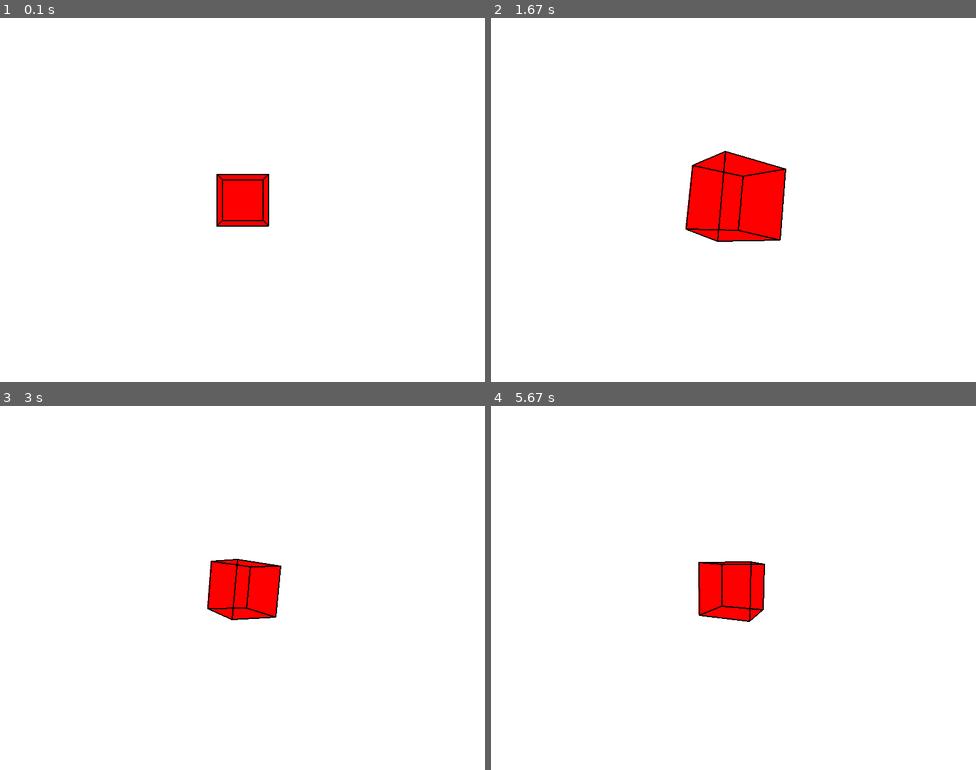
Above: before the commit, frames 1-4 (two rows, left to right).
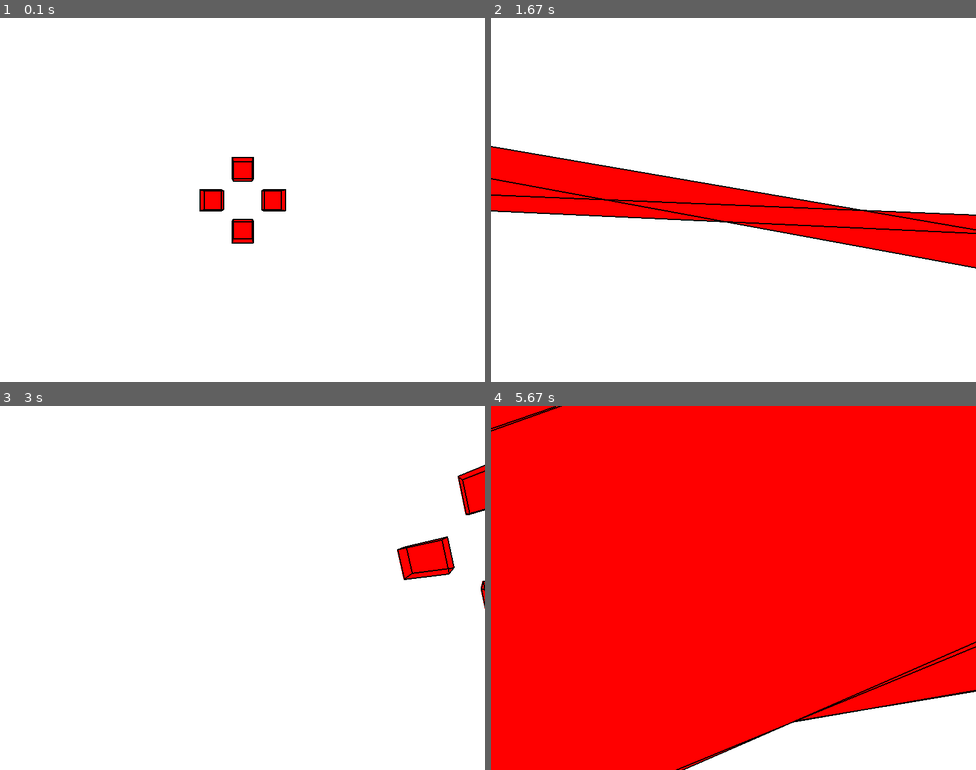
Above: after the commit, the same moments.

Repository: KuzyWoozy/private-pygame-3D-renderer
Game: pygame game, started from main.py
Same seed, same stepped clock (60 frames per second), same inputs: the game is played once before the commit and once after it.
Inputs:
- Up to frame 1 (0.1 s): no input
- Up to frame 2 (1.67 s): tap E at 0.33 s; tap W at 0.67 s; hold A 1-1.47 s; hold E from 1.5 s (still down)
- Up to frame 3 (3 s): release E at 1.97 s; tap S at 2 s; hold Q 2.33-2.8 s; hold Z from 2.83 s (still down)
- Up to frame 4 (5.67 s): release Z at 3.3 s; tap D at 3.33 s; hold A 3.67-4.13 s; tap A at 4.17 s; tap X at 4.5, 4.9, 5.2, 5.4 s

The runs differ from the first frame. In frame 1, 2.3% of the frame differs, in the area x 41-59%, y 38-62%; in frame 2, 13%; in frame 3, 3.9%; in frame 4, 90%, in the area x 0-100%, y 0-100%.

Commit message:
Give me a place to stand and I shall move the world

Diff:
--- /dev/null
+++ b/Config.py
@@ -0,0 +1,6 @@
+
+
+FOV = 90
+SCREEN_SIZE = (800, 600)
+ROTATION_ANGLE = 2
+MOVEMENT_DISTANCE = 10
--- a/Entity.py
+++ b/Entity.py
@@ -1,21 +1,45 @@
 import pygame as pg
 import numpy as np
+from Environment3D import SCREEN_SIZE
+from abc import ABC, abstractmethod
 from typing import Tuple
+from Config import *
 
-FOV = 90
 
-class EntityRectangle():
+
+class Entity(ABC):
+    def __init__(self, colour):
+        global FOV, SCREEN_SIZE
+
+        self.dots = []
+
+        self.colour = colour
+        # Calculate the offset of the eye based on the desired vertical field of view
+        self.eyeOffset = (SCREEN_SIZE[1]/2)/(np.tan((np.pi/180) * (FOV/2)))
+
+
+
+    def move(self, x_dist: float, y_dist: float, z_dist: float) -> None:
+        self.dots += np.array([x_dist, y_dist, z_dist])
+
+    @abstractmethod
+    def rotate(self, x_rot: float, y_rot: float, z_rot: float) -> None:
+        pass
+
+    @abstractmethod
+    def blit(self, surf: pg.surface.Surface) -> None:
+        pass
+
+
+class Rectangle(Entity):
     def __init__(self, center: Tuple[float, float, float], size: Tuple[float, float, float], angle: Tuple[float, float, float]) -> None:
-        super().__init__()
+        super().__init__((255, 0 ,0))
 
         self.size = np.array([size[0], size[1], size[2]])
-        self.half_size = self.size/2
-        self.center = np.array([center[0], center[1], center[2]])
 
         self.edge_width = 2
-        self.colour = (255, 0, 0)
 
-        self.mask = np.array([
+        self.dots = np.array([
                             [[-1, 0, 0], [0, -1, 0], [0, 0, -1]],
                             [[-1, 0, 0], [0, 1, 0], [0, 0, -1]],
                             [[1, 0, 0], [0, 1, 0], [0, 0, -1]],
@@ -26,21 +50,19 @@
                             [[-1, 0, 0], [0, -1, 0], [0, 0, 1]],
                             ], dtype=np.float64)
 
-        self.mask_t = self.mask.transpose((0, 2, 1))
+        self.dots = np.array([0, 0, self.eyeOffset]) + center + ((self.size/2) * self.dots)
+
+        self.dots_t = self.dots.transpose((0, 2, 1))
 
         self.rotate(angle[0], angle[1], angle[2])
 
-    def _calculateDots(self) -> np.ndarray:
-        # Draw dots
-        return self.center + (self.half_size * np.sum(self.mask, axis=-2))
-
-    def move(self, x_dist: float, y_dist: float, z_dist: float) -> None:
-        self.center[0] += x_dist
-        self.center[1] += y_dist
-        self.center[2] += z_dist
+    def _mergeDotVectors(self) -> np.array:
+        return np.sum(self.dots, axis=-2)
 
     # angle == [x_rot, y_rot, z_rot]
     def rotate(self, x_rot: float, y_rot: float, z_rot: float) -> None:
+
+
         rot_x = np.array([
                         [1, 0, 0],
                         [0, np.cos(x_rot), -np.sin(x_rot)],
@@ -54,28 +76,22 @@
                         [np.sin(z_rot), np.cos(z_rot), 0],
                         [0, 0, 1]])
 
-        np.matmul((rot_z @ rot_y @ rot_x), self.mask_t, out=self.mask_t)
+        # No need to update dots, as dots_t is a view
+        np.matmul((rot_z @ rot_y @ rot_x), self.dots_t, out=self.dots_t)
+
 
     def blit(self, surf: pg.surface.Surface) -> None:
-        global FOV
+        global SCREEN_SIZE
 
-        # sh == screen half
-        sh_x, sh_y = surf.get_size()[0]/2, surf.get_size()[1]/2
-        # Calculate the offset of the eye based on the desired vertical field of view
-        eye_offset = sh_y/(np.tan((np.pi/180) * (FOV/2)))
-
-        dots = self._calculateDots()
-
-        # Add the offset to the z axis
-        dots[:, 2] += eye_offset
+        dots = self._mergeDotVectors()
 
         # tan and arctan cancel out
-        dots[:, 1] = eye_offset * (dots[:, 1]/dots[:, 2])
-        dots[:, 0] = eye_offset * (dots[:, 0]/dots[:, 2])
+        dots[:, 1] = self.eyeOffset * (dots[:, 1]/dots[:, 2])
+        dots[:, 0] = self.eyeOffset * (dots[:, 0]/dots[:, 2])
 
         # Shift origin to pygame position
-        dots[:, 1] += sh_y
-        dots[:, 0] += sh_x
+        dots[:, 1] += SCREEN_SIZE[1]/2
+        dots[:, 0] += SCREEN_SIZE[0]/2
 
         # Get rid of z-axis as we have finished projecting points onto screen
         dots = np.delete(dots, 2, -1)
--- a/Environment3D.py
+++ b/Environment3D.py
@@ -1,66 +1,86 @@
 import pygame as pg
 import numpy as np
-from typing import Dict, List, Any
-from Entity import EntityRectangle
 
-SCREEN_SIZE = (800, 600)
-ROTATION_ANGLE = 2
-MOVEMENT_DISTANCE = 10
+from Config import *
+from typing import Dict, Any
+from Entity import Rectangle
+
+
 
 class Environment3D:
-    global ROTATION_ANGLE
     def __init__(self) -> None:
-        self.keycodes: Dict[int, List[Any]] = dict([
-                (pg.K_w, [lambda : self._rotate(-np.pi/180 * ROTATION_ANGLE, 0, 0)]),
-                (pg.K_s, [lambda : self._rotate(np.pi/180 * ROTATION_ANGLE,0, 0)]),
-                (pg.K_d, [lambda : self._rotate(0, -np.pi/180 * ROTATION_ANGLE, 0)]),
-                (pg.K_a, [lambda : self._rotate(0, np.pi/180 * ROTATION_ANGLE, 0)]),
-                (pg.K_UP, [lambda : self._move(0, -MOVEMENT_DISTANCE, 0)]),
-                (pg.K_DOWN, [lambda : self._move(0, MOVEMENT_DISTANCE, 0)]),
-                (pg.K_RIGHT, [lambda : self._move(MOVEMENT_DISTANCE, 0, 0)]),
-                (pg.K_LEFT, [lambda : self._move(-MOVEMENT_DISTANCE, 0, 0)]),
-                (pg.K_q, [lambda : self._move(0, 0, MOVEMENT_DISTANCE)]),
-                (pg.K_e, [lambda : self._move(0, 0, -MOVEMENT_DISTANCE)]),
+        global ROTATION_ANGLE, MOVEMENT_DISTANCE, SCREEN_SIZE
+        """
+        Keybinds:
+            Rotation:
+                w - Rotate the world about the x-axis in negative direction
+                s - Rotate the world about the x-axis in positive direction
+                d - Rotate the world about the y-axis in negative direction
+                a - Rotate the world about the y-axis in positive direction
+                z - Rotate the world about the z-axis in negative direction                x - Rotate the world about the z-axis in positive direction
 
 
+            Movement:
+                e - Move forward
+                q - Move backward
+        """
+        self.keycodes: Dict[int, Dict[str, Any]] = dict([
+                (pg.K_w, {"func": lambda : self.rotate(-np.pi/180 * ROTATION_ANGLE, 0, 0)}),
+                (pg.K_s, {"func": lambda : self.rotate(np.pi/180 * ROTATION_ANGLE,0, 0)}),
+                (pg.K_d, {"func": lambda : self.rotate(0, -np.pi/180 * ROTATION_ANGLE, 0)}),
+                (pg.K_a, {"func": lambda : self.rotate(0, np.pi/180 * ROTATION_ANGLE, 0)}),
+                (pg.K_q, {"func": lambda : self.move(0, 0, MOVEMENT_DISTANCE)}),
+                (pg.K_e, {"func": lambda : self.move(0, 0, -MOVEMENT_DISTANCE)}),
+                (pg.K_z, {"func": lambda : self.rotate(0, 0, -np.pi/180 * ROTATION_ANGLE)}),
+                (pg.K_x, {"func": lambda : self.rotate(0, 0, np.pi/180 * ROTATION_ANGLE)}),
                 ])
+
         for key in self.keycodes:
-            self.keycodes[key].append(False)
+            self.keycodes[key]["flag"] = False
 
         pg.init()
         self.clock: pg.time.Clock = pg.time.Clock()
         self.display: pg.surface.Surface = pg.display.set_mode(SCREEN_SIZE)
 
-        self.entity = EntityRectangle((0,0,100), (100, 100, 100), (0,0,0))
 
-    def _rotate(self, x_rot: float, y_rot: float, z_rot: float) -> None:
-        self.entity.rotate(x_rot, y_rot, z_rot)
+        self.entities = [
+                Rectangle((50,0,0), (100, 100, 100), (0,0,0)),
+                Rectangle((-50,0,0), (100, 100, 100), (0,0,0)),
+                Rectangle((0,50,0), (100, 100, 100), (0,0,0)),
+                Rectangle((0,-50,0), (100, 100, 100), (0,0,0)),
+                ]
 
-    def _move(self, x_mov: float, y_mov: float, z_mov: float) -> None:
-        self.entity.move(x_mov, y_mov, z_mov)
+
+    def rotate(self, x_rot: float, y_rot: float, z_rot: float) -> None:
+        for entity in self.entities:
+            entity.rotate(x_rot, y_rot, z_rot)
+
+    def move(self, x_mov: float, y_mov: float, z_mov: float) -> None:
+        for entity in self.entities:
+            entity.move(x_mov, y_mov, z_mov)
 
     def _processKeys(self) -> None:
-
         for event in pg.event.get():
             if (event.type == pg.KEYDOWN or event.type == pg.KEYUP):
                 if (event.type == pg.KEYDOWN):
                     if (event.key in self.keycodes):
-                        self.keycodes[event.key][1] = True
+                        self.keycodes[event.key]["flag"] = True
                 elif (event.type == pg.KEYUP):
                     if (event.key in self.keycodes):
-                        self.keycodes[event.key][1] = False
+                        self.keycodes[event.key]["flag"] = False
 
         for key in self.keycodes:
             if (key in self.keycodes):
-                if (self.keycodes[key][1]):
-                    self.keycodes[key][0]()
+                if (self.keycodes[key]["flag"]):
+                    self.keycodes[key]["func"]()
 
     def run(self) -> None:
         while True:
             self._processKeys()
 
             self.display.fill((255,255,255))
-            self.entity.blit(self.display)
+            for entity in self.entities:
+                entity.blit(self.display)
             pg.display.update()
 
             self.clock.tick(60)
